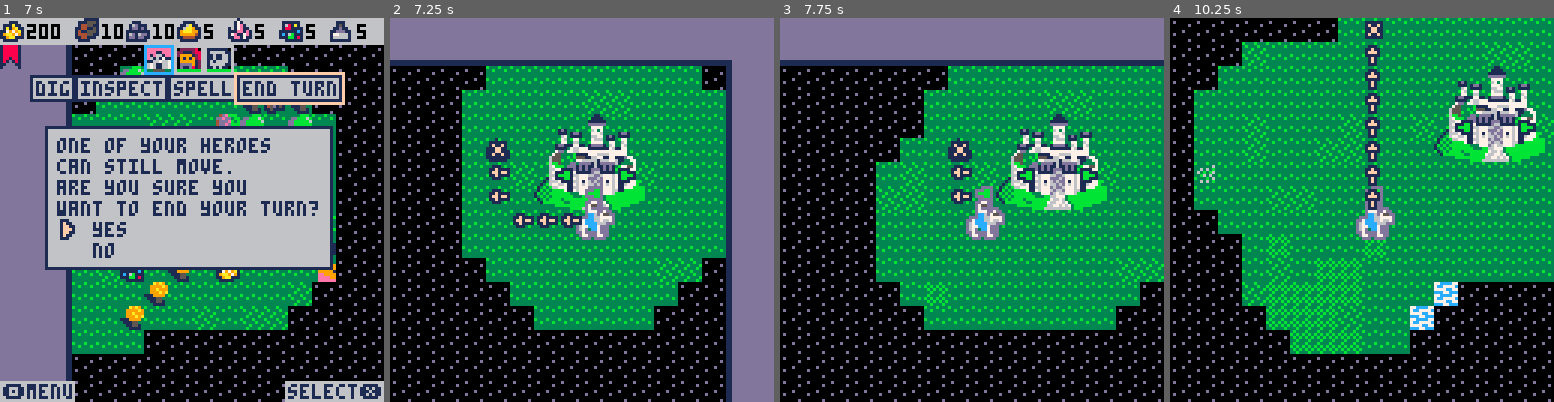
Above: before the commit, frames 1-4 (left to right).
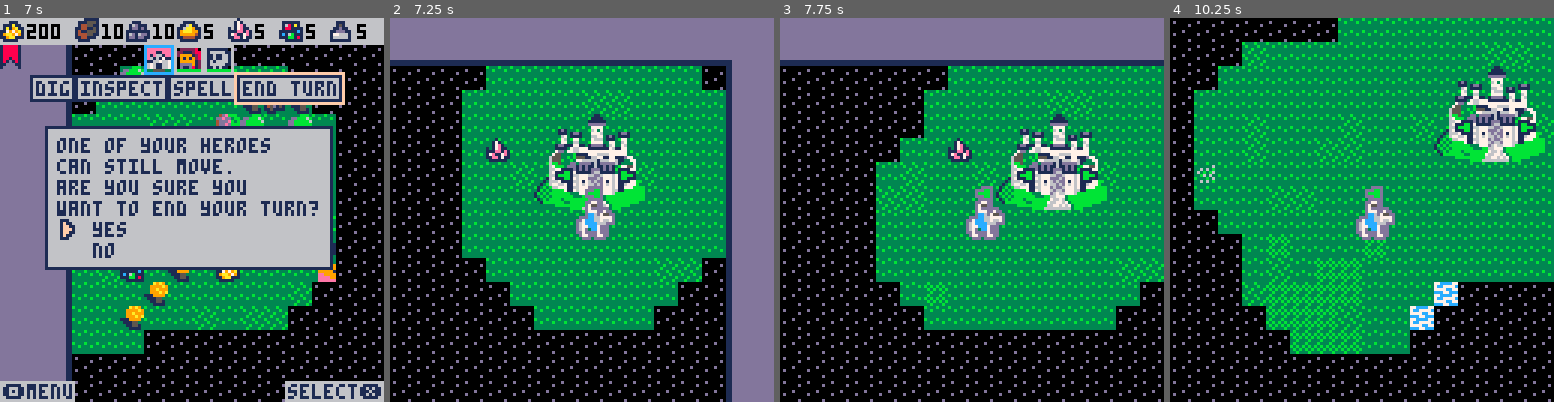
Above: after the commit, the same moments.

Repository: pvan/pico8
Game: PICO-8 cartridge heroes.p8
Same seed, same stepped clock (60 frames per second), same inputs: the game is played once before the commit and once after it.
Inputs:
- Up to frame 1 (7 s): tap O (Z key) at 0.33, 0.7, 1.43, 2.22, 3.1, 3.98, 4.87, 5.75, 6.63 s; tap X (X key) at 1.07, 2.07, 2.4, 2.73, 3.07, 3.4, 3.73, 4.07, 4.4, 4.73, 5.07, 5.4, 5.73, 6.07, 6.4, 6.73 s; hold Left 1.97-2.37 s; hold Down 2.42-2.82 s; hold Right 2.87-3.53 s; hold Up 3.58-4.08 s; hold Right 4.13-4.53 s; hold Down 4.58-5.08 s; hold Left 5.13-5.8 s; hold Up 5.85-6.18 s; hold Left 6.23-6.63 s; hold Down from 6.68 s (still down)
- Up to frame 2 (7.25 s): tap X (X key) at 7.07 s; release Down at 7.08 s; hold Right from 7.13 s (still down)
- Up to frame 3 (7.75 s): keep holding Right; tap X (X key) at 7.4, 7.73 s; tap O (Z key) at 7.52 s
- Up to frame 4 (10.25 s): release Right at 7.8 s; hold Up 7.85-8.35 s; tap X (X key) every 0.33 s from 8.07 to 10.07 s; hold Right 8.4-8.8 s; tap O (Z key) at 8.4, 9.28, 10.17 s; hold Down 8.85-9.35 s; hold Left 9.4-10.07 s; hold Up from 10.12 s (still down)

Frame 1 is identical in both runs. In frame 2, 1.0% of the frame differs, in the area x 25-50%, y 32-55%; in frame 3, 0.5%; in frame 4, 1.4%, in the area x 50-56%, y 0-50%.

Commit message:
heroes: hide path on ai turn

Diff:
--- a/heroes.p8
+++ b/heroes.p8
@@ -8,7 +8,6 @@
 ---moving to second object seems to skip a space?
 ---crash on testhouse (and probably anything with a hotspot)
 ---if battle, will jump to next player's turn before done
----hide path on ai's turn (leave for debugging though?)
 --also needs a number of improvements:
 ---need to use last player's fog of war for visibility
 ---and hide movement if not visible
@@ -800,7 +799,9 @@
 	 --draw path
 	 --7861 (both ways)
 	 --tokens? change nx,dx to pts?
-	 if path!=nil and #path>0 then
+	 if path!=nil and #path>0
+	 and not cp.ai --turn off to see ai path
+	 then
 --	  lx,ly=sel.x,sel.y
 	  local l=copy(sel)
 		 for i=1,#path do
